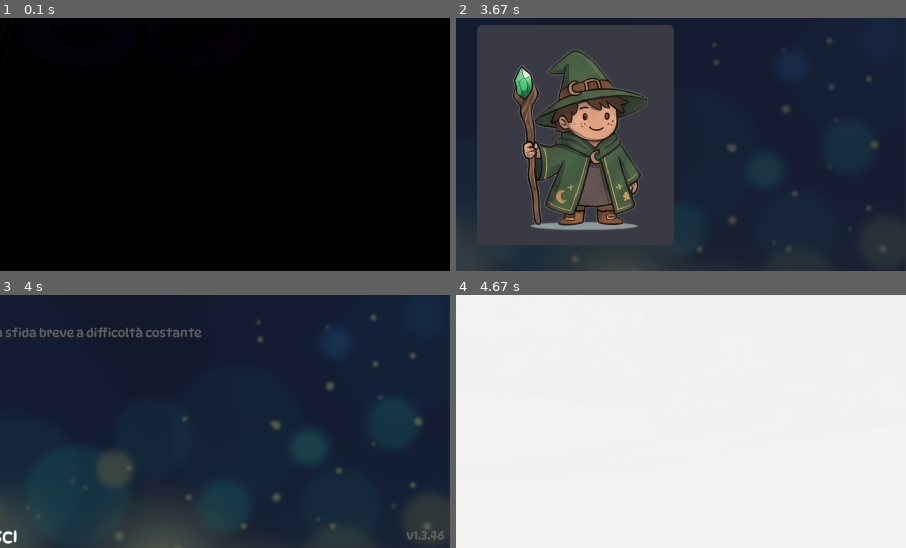
Above: before the commit, frames 1-4 (two rows, left to right).
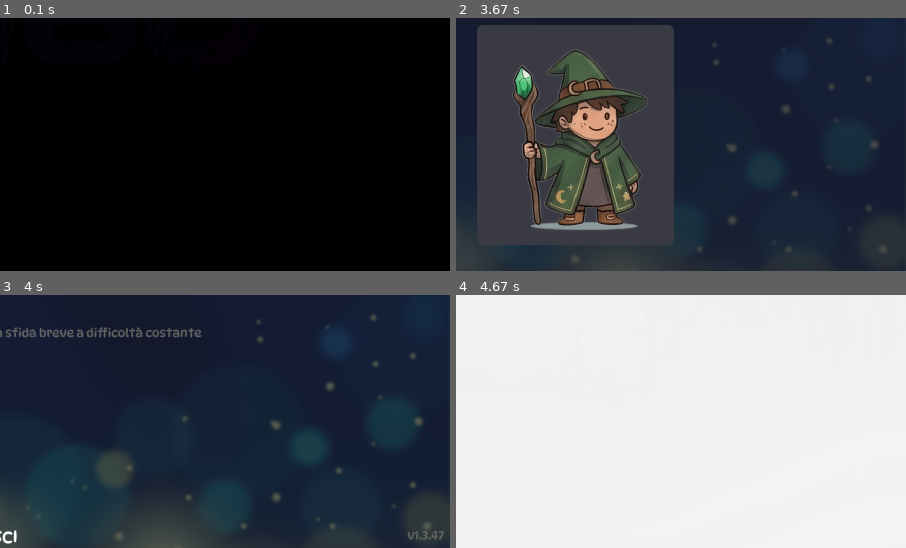
Above: after the commit, the same moments.

Repository: thefactor82/math-wizard
Game: pygame game, started from math-wizard.py
Same seed, same stepped clock (60 frames per second), same inputs: the game is played once before the commit and once after it.
Inputs (mouse positions are % of the whole screen's width and height, from its top left):
- Up to frame 1 (0.1 s): no input
- Up to frame 2 (3.67 s): hold Right 0.33-0.8 s; move the mouse to (46, 55) at 0.37 s; hold Up 0.88-1.18 s; tap Enter at 1.22, 2.55 s; tap Space at 1.55 s; tap 1 at 1.88 s; type "an" at 2.22 s; type "n" at 2.42 s; hold Right 2.72-3.18 s
- Up to frame 3 (4 s): click (37, 73) at 3.83 s
- Up to frame 4 (4.67 s): tap Enter at 4.12, 4.45 s
The pictures show only the part of the screen within x 50-100%, y 50-100%; the shares and areas given below are measured in that part.

Frames 1-2 are identical in both runs. In frame 3, less than 0.1% of the frame differs, in the area x 90-99%, y 93-97%; in frame 4, nothing differs.

Commit message:
fix: non mostrare il background del livello successivo prima della dissolvenza dal buio, bump v1.3.47

Diff:
--- a/math-wizard.py
+++ b/math-wizard.py
@@ -957,7 +957,7 @@
         self .story_idx =0
         self .num_story_levels =sum (1 for e in self .story_entries if normalize_story_entry (e ) .get ("type")=="level")
 
-        self .version ="1.3.46"
+        self .version ="1.3.47"
 
         self .profiles =[]
         self .current_profile =""
@@ -1294,6 +1294,7 @@
         self .story_flying_monsters =[]
         self .story_fade_speed =8
         self .story_next_bg =self .bg
+        self .story_from_bg =None
         self .story_fade_alpha =0
         self .story_phase ="show"
         self .story_fade_color =(0 ,0 ,0 )
@@ -1478,6 +1479,7 @@
                     self .switch_music ("level")
             bg_name =entry .get ("background",entry .get ("bg","game"))
             self .story_next_bg =self ._get_bg (bg_name )or self .bg
+            self .story_from_bg =self .game_bg
             self .game_bg =self .story_next_bg
             self .player_in_dir =entry .get ("player_in","sx")
             self .player_out_dir =entry .get ("player_out","dx")
@@ -1521,6 +1523,7 @@
             self .story_object_alpha =0
             if self .story_fade_alpha >=255 :
                 self .game_bg =self .story_next_bg
+                self .story_from_bg =None
                 self ._prune_backgrounds ()
                 self .story_phase ="enter"
                 self .story_fade_alpha =255
@@ -3113,6 +3116,7 @@
                 if self .story_fade_alpha >=255 :
                     if self .story_is_level :
                         self .game_bg =self .story_next_bg
+                        self .story_from_bg =None
                         self ._prune_backgrounds ()
                         self .story_phase ="enter"
                         self .story_fade_alpha =255
@@ -4594,7 +4598,9 @@
 
     def draw_story (self ):
         entry =self .story_entries [self .story_idx ]if self .story_idx <len (self .story_entries )else {}
-        if self .story_next_bg is not None:
+        if self .story_phase =="exit"and self .story_is_level and self .story_from_bg is not None:
+            bg_surf =self .story_from_bg
+        elif self .story_next_bg is not None:
             bg_surf =self .story_next_bg
         elif self .story_is_level and self .story_phase =="exit":
             bg_surf =self .game_bg
